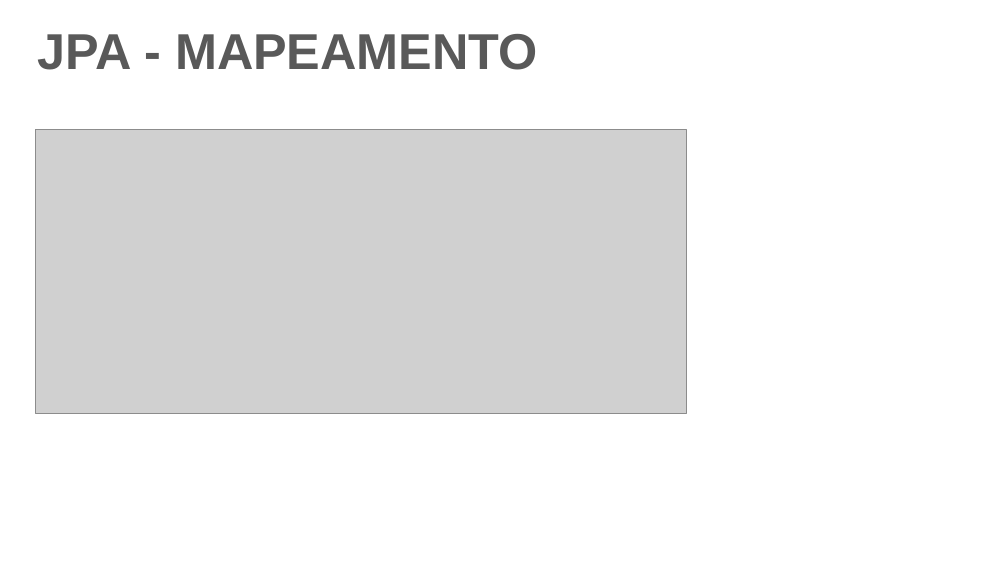
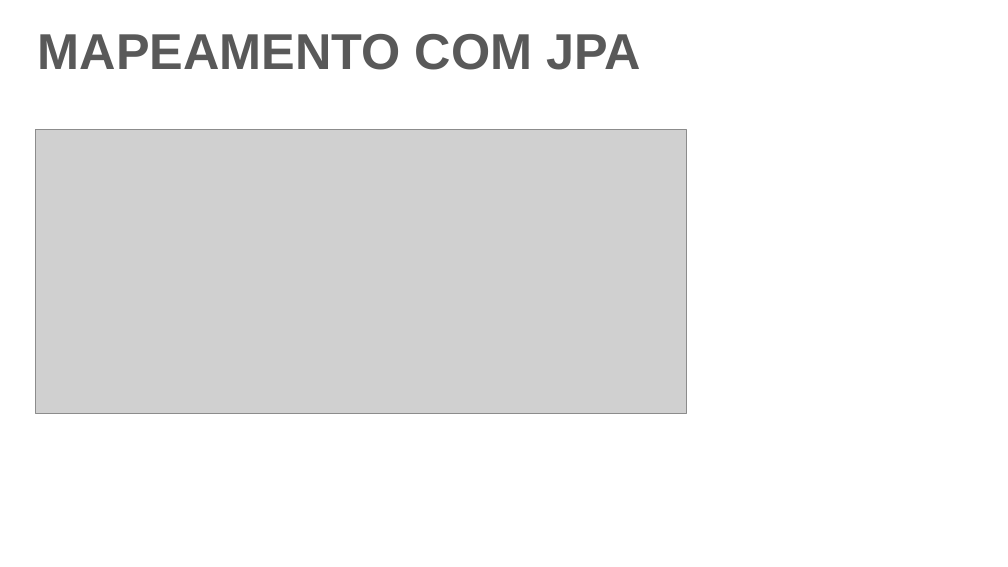
Before and after one commit to DeehSlash/apresentacao-jpa, a slide deck: slide 9 of Apresentação.pptx. Drawn at 1008x567 pixels with LibreOffice and Linux fonts; fonts in the diff are those of the drawing; grey boxes stand for pictures; background and template pictures are left out. Boxes give left, top, right and bottom in pixels: in the first picture for what was removed or moved away, otherwise in the second. Text is boxed around its words. In the diff, an @@ line names an element or a change of style, - is before the commit and + after.

```diff
--- a/Apresentação.pptx
+++ b/Apresentação.pptx
@@ text at (38, 34, 640, 70): text changed @@
-JPA - MAPEAMENTO
+MAPEAMENTO COM JPA
```
Also in this commit, not shown: 2 other slides changed.
